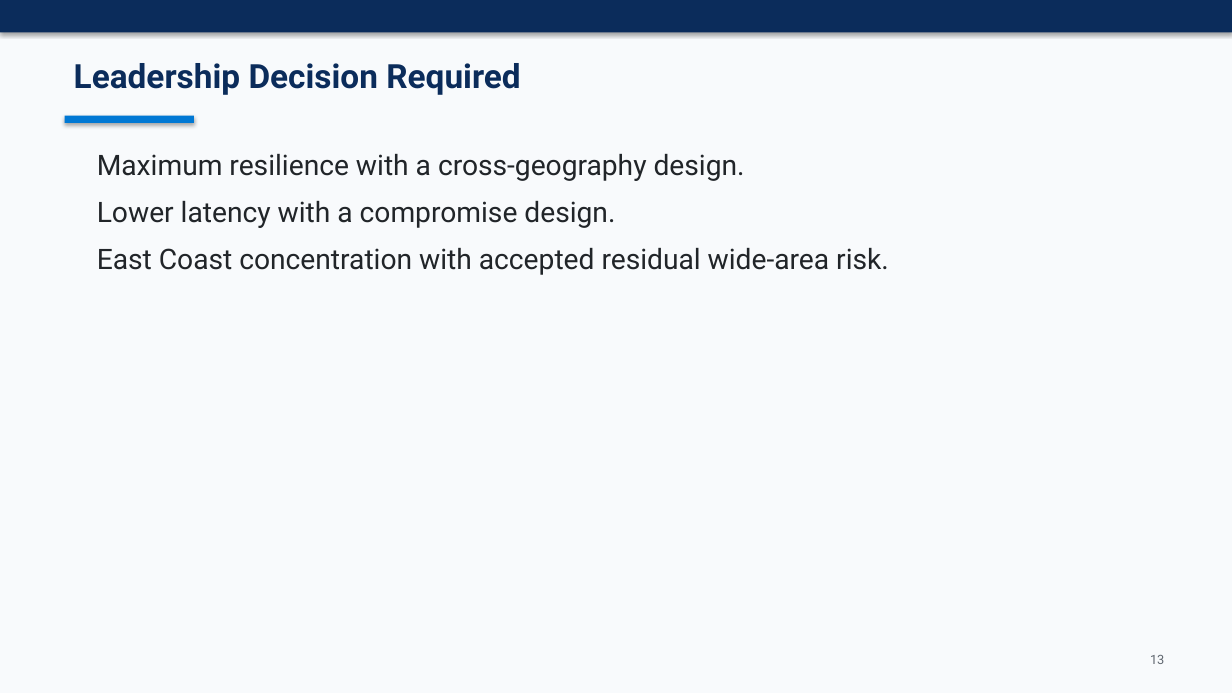
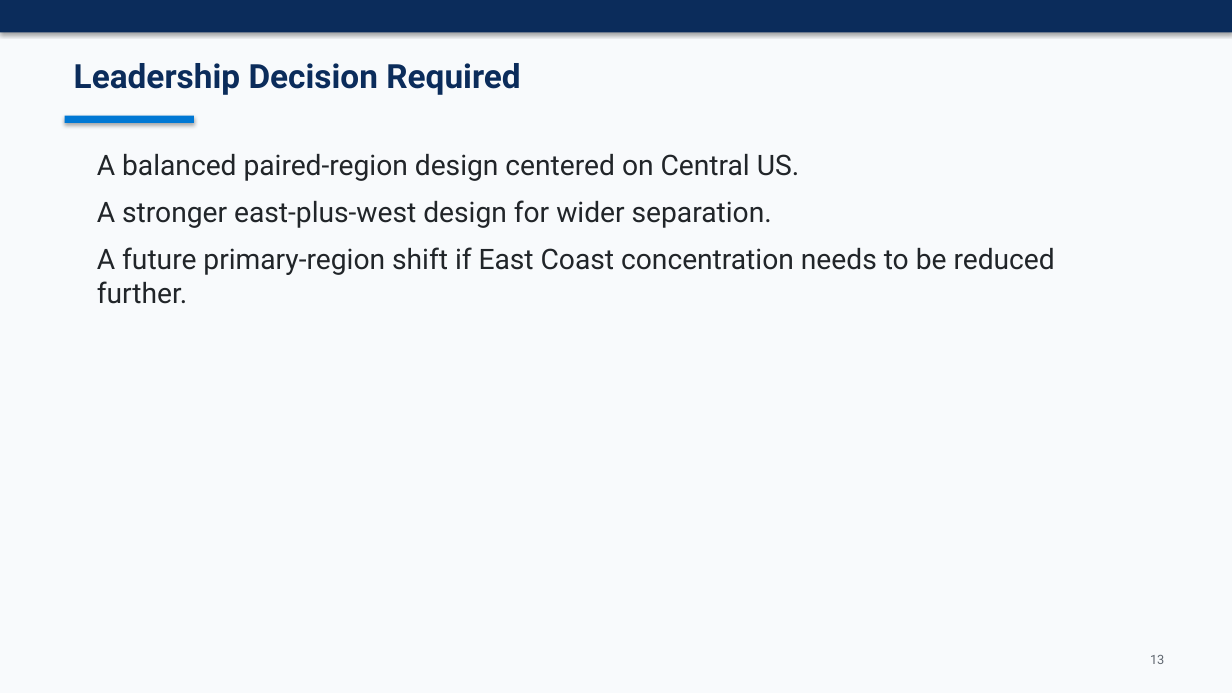
Before and after one commit to kprpg/arcjumpstart, a slide deck: slide 13 of docs/azure-regional-bcdr-slide-deck.pptx. Drawn at 1232x693 pixels with LibreOffice and Linux fonts; fonts in the diff are those of the drawing. Boxes give left, top, right and bottom in pixels: in the first picture for what was removed or moved away, otherwise in the second. Text is boxed around its words. In the diff, an @@ line names an element or a change of style, - is before the commit and + after.

```diff
--- a/docs/azure-regional-bcdr-slide-deck.pptx
+++ b/docs/azure-regional-bcdr-slide-deck.pptx
@@ text at [97, 154, 1055, 304]: text changed @@
-Maximum resilience with a cross-geography design.
-Lower latency with a compromise design.
-East Coast concentration with accepted residual wide-area risk.
+A balanced paired-region design centered on Central US.
+A stronger east-plus-west design for wider separation.
+A future primary-region shift if East Coast concentration needs to be reduced further.
```
Also in this commit, not shown: 6 other slides changed, 4 other files.
